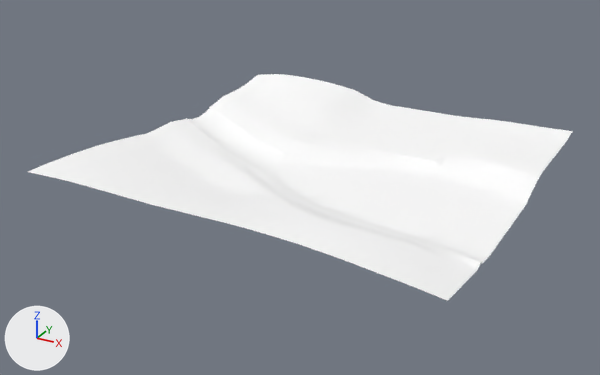
An edit to the glTF model games/yorimichi/assets/belmonte/meshes/SM_BM_BT_Terrain_1_2.glb, drawn before and after from the same camera.
Rendered twice from a 50 mm lens placed at (-415.0, -403.0, 196.0), pointed at (-650.0, 25.0, -17.0). Every picture has the same lights, and +X, +Y and +Z are marked at lower left. The picture after the commit comes second.

Objects in the first picture: 'SM_BM_BT_Terrain_1_2'.
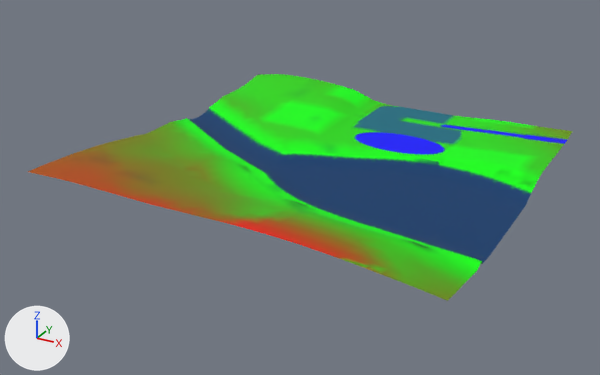
Location of each change, (x1, y1, x2, y2) in pixels of the pictures (600 x 375 px):
part 1 of me_sm_bt_terrain_1_2, recoloured (white to green): (139, 74, 573, 301) in both
part 2 of me_sm_bt_terrain_1_2, recoloured (white to dark blue): (28, 106, 568, 275) in both

The edits, one by one:
me_sm_bt_terrain_1_2 has 3998 vertices, 7825 faces and spans x -768.0..-512.0, y -88.0..168.0, z -9.0..12.0.
me_sm_bt_terrain_1_2 is used by ob_sm_bm_bt_terrain_1_2; location (0.0, 0.0, 0.0).
me_sm_bt_terrain_1_2 part 1: 4733 faces centred in x -768.0..-513.0, y -88.0..167.0, z -6.0..8.0 are repainted in the vertex colours; the middle colour goes from white #ffffff to green #00eb00.
me_sm_bt_terrain_1_2 part 2: 3092 faces centred in x -768.0..-513.0, y -88.0..167.0, z -9.0..11.0 are repainted in the vertex colours; the middle colour goes from white #ffffff to dark blue #003f6c.
